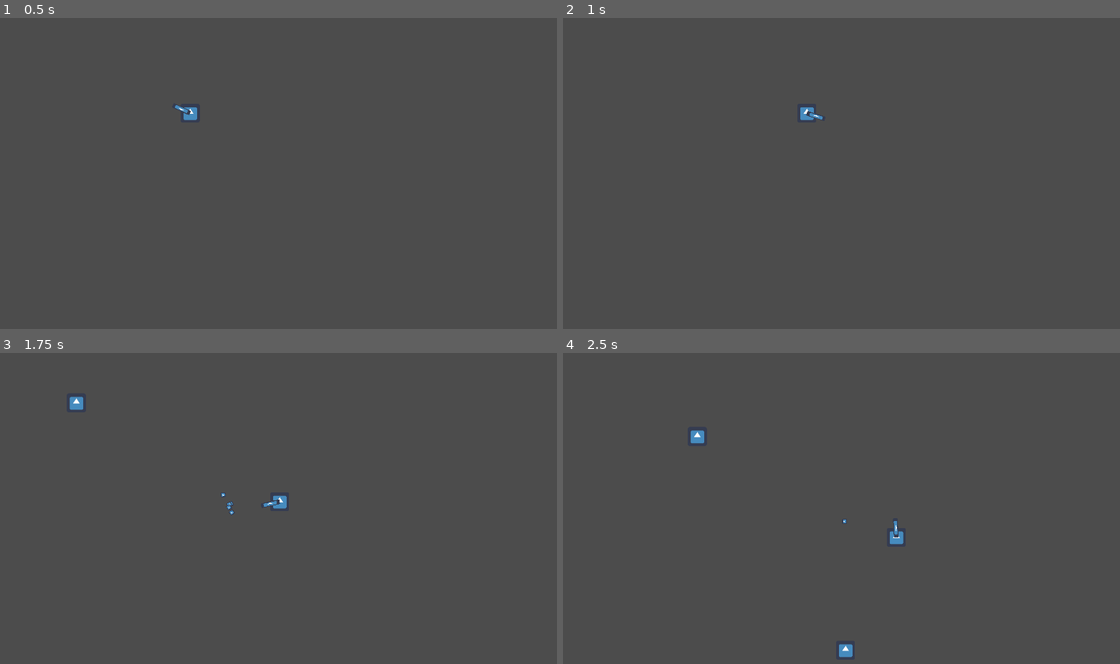
Above: before the commit, frames 1-4 (two rows, left to right).
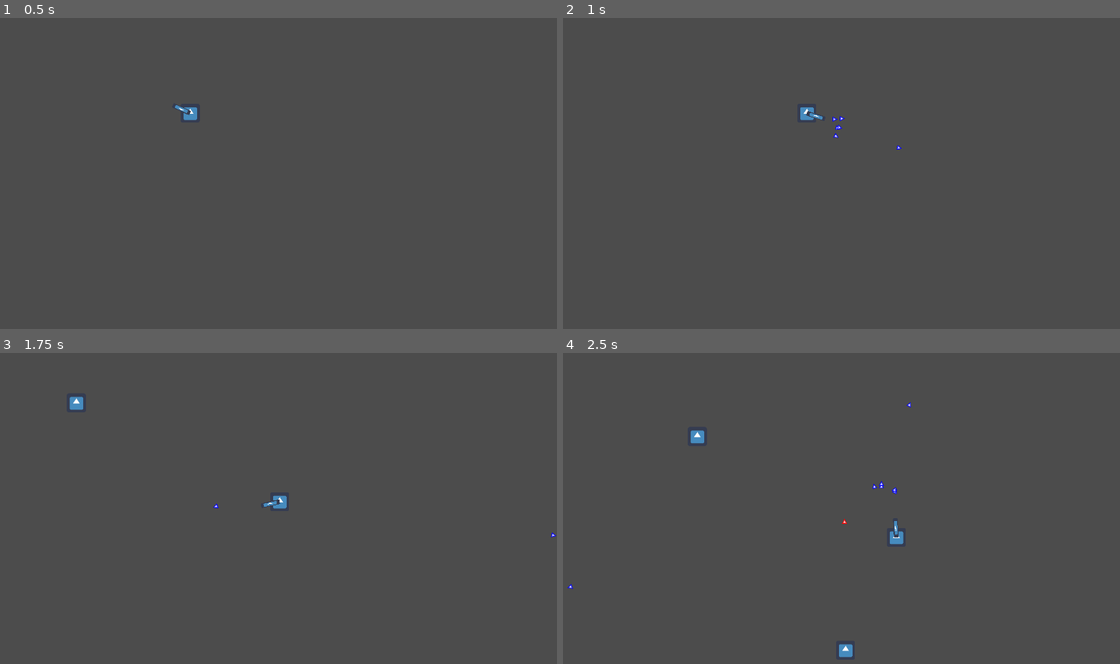
Above: after the commit, the same moments.

Repository: OctoMeep/senior-project
Game: Godot game, scene res://Level.tscn
The game is run twice, just before and just after one commit, with the same random seed, the same clock (stepped at 60 frames per second) and the same inputs. The engine's default icon, where the game draws it, is replaced by a stand-in: a white triangle on a blue panel in a dark square.
Inputs (mouse positions are in pixels of both pictures, inside the frame that each line leads up to):
- Up to frame 1 (0.5 s): no input
- Up to frame 2 (1 s): tap Enter at 0.5 s; move the mouse to (958, 161) at 0.52 s; press the mouse at (958, 161) at 0.53 s; hold D (move_right) from 0.53 s (still down); tap Middle mouse button (switch, bound only after the commit) at 0.8 s
- Up to frame 3 (1.75 s): move the mouse to (155, 530) at 1.27 s; release D (move_right) at 1.28 s; release the mouse at (155, 530) at 1.28 s; hold S (move_down) from 1.28 s (still down); tap Middle mouse button (switch, bound only after the commit) at 1.35 s; click (155, 530) at 1.55 s
- Up to frame 4 (2.5 s): move the mouse to (891, 443) at 2.02 s; release S (move_down) at 2.03 s; press the mouse at (891, 443) at 2.03 s; hold D (move_right) from 2.03 s (still down); tap Middle mouse button (switch, bound only after the commit) at 2.3 s

Frame 1 is identical in both runs. In frame 2, less than 0.1% of the frame differs, in the area x 48-61%, y 31-43%; in frame 3, less than 0.1%; in frame 4, less than 0.1%, in the area x 0-63%, y 15-76%.

Commit message:
Add temporary bullet graphics

Diff:
--- a/enemies/Gunner.gd
+++ b/enemies/Gunner.gd
@@ -30,5 +30,5 @@
 	bullet.position = position
 	bullet.rotation = PI + position.angle_to_point(player.position)
 	bullet.speed = 1000
-	bullet.target = "player"
+	bullet.set_target("player")
 	bullet.damage = 2
--- a/player/Player.gd
+++ b/player/Player.gd
@@ -5,11 +5,32 @@
 export var max_health = 10
 var health = max_health
 
+var weapon_types = {
+	"Weapon": preload("res://weapons/Weapon.tscn"),
+	"Shotgun": preload("res://weapons/Shotgun.tscn")
+}
+
+var main_weapon = "Weapon"
+var off_weapon = "Shotgun"
+var weapon
+
 func _ready():
 	screen_size = get_viewport_rect().size
+	weapon = weapon_types[main_weapon].instance()
+	add_child(weapon)
 
 
 func _physics_process(delta):
+	if Input.is_action_just_pressed("switch") and off_weapon != null:
+		var temp = main_weapon
+		main_weapon = off_weapon
+		off_weapon = temp
+		print(main_weapon)
+		print(off_weapon)
+		weapon.queue_free()
+		weapon = weapon_types[main_weapon].instance()
+		add_child(weapon)
+
 	var velocity = Vector2()
 	if Input.is_action_pressed("move_left"):
 		velocity.x -= 1
--- a/player/Player.tscn
+++ b/player/Player.tscn
@@ -1,9 +1,7 @@
-[gd_scene load_steps=10 format=2]
+[gd_scene load_steps=5 format=2]
 
 [ext_resource path="res://player/Player.gd" type="Script" id=1]
 [ext_resource path="res://icon.png" type="Texture" id=2]
-[ext_resource path="res://weapons/Shotgun.tscn" type="PackedScene" id=3]
-[ext_resource path="res://weapons/Bullet.gd" type="Script" id=4]
 
 [sub_resource type="RectangleShape2D" id=1]
 extents = Vector2( 32.0073, 31.9577 )
@@ -15,32 +13,6 @@
 "name": "default",
 "speed": 5.0
 } ]
-
-[sub_resource type="RectangleShape2D" id=3]
-extents = Vector2( 8, 8 )
-
-[sub_resource type="SpriteFrames" id=4]
-animations = [ {
-"frames": [ ExtResource( 2 ) ],
-"loop": true,
-"name": "default",
-"speed": 5.0
-} ]
-
-[sub_resource type="PackedScene" id=5]
-_bundled = {
-"conn_count": 2,
-"conns": PoolIntArray( 0, 0, 12, 11, 2, 0, 3, 0, 14, 13, 2, 0 ),
-"editable_instances": [  ],
-"names": PoolStringArray( "Area2D", "script", "__meta__", "CollisionShape2D", "shape", "AnimatedSprite", "position", "scale", "frames", "LifeTimer", "Timer", "_on_Area2D_body_entered", "body_entered", "_on_LifeTimer_timeout", "timeout" ),
-"node_count": 4,
-"node_paths": [  ],
-"nodes": PoolIntArray( -1, -1, 0, 0, -1, 2, 1, 0, 2, 1, 0, 0, 0, 3, 3, -1, 1, 4, 2, 0, 0, 0, 5, 5, -1, 3, 6, 3, 7, 4, 8, 5, 0, 0, 0, 10, 9, -1, 0, 0 ),
-"variants": [ ExtResource( 4 ), {
-"_edit_group_": true
-}, SubResource( 3 ), Vector2( -1.19209e-07, -9.53674e-07 ), Vector2( 0.25, 0.25 ), SubResource( 4 ) ],
-"version": 2
-}
 
 [node name="Player" type="KinematicBody2D" groups=[
 "player",
@@ -57,8 +29,5 @@
 [node name="AnimatedSprite" type="AnimatedSprite" parent="."]
 frames = SubResource( 2 )
 
-[node name="Shotgun" parent="." instance=ExtResource( 3 )]
-Bullet = SubResource( 5 )
-
 [node name="InvulTimer" type="Timer" parent="."]
 one_shot = true
--- a/project.godot
+++ b/project.godot
@@ -51,6 +51,11 @@
 "events": [ Object(InputEventMouseButton,"resource_local_to_scene":false,"resource_name":"","device":0,"alt":false,"shi …(212 unchanged characters)…
  ]
 }
+switch={
+"deadzone": 0.5,
+"events": [ Object(InputEventMouseButton,"resource_local_to_scene":false,"resource_name":"","device":0,"alt":false,"shift":false,"control":false,"meta":false,"command":false,"button_mask":0,"position":Vector2( 0, 0 ),"global_position":Vector2( 0, 0 ),"factor":1.0,"button_index":3,"pressed":false,"doubleclick":false,"script":null)
+ ]
+}
 
 [rendering]
 
--- a/weapons/Bullet.gd
+++ b/weapons/Bullet.gd
@@ -17,6 +17,13 @@
 		body.hit(damage)
 		queue_free()
 
+func set_target(t):
+	target = t
+	if t == "enemy":
+		$AnimatedSprite.play("player")
+	else:
+		$AnimatedSprite.play("enemy")
+
 func set_lifetime(lifetime):
 	$LifeTimer.wait_time = lifetime
 	$LifeTimer.start()
--- a/weapons/Bullet.tscn
+++ b/weapons/Bullet.tscn
@@ -1,16 +1,22 @@
-[gd_scene load_steps=5 format=2]
+[gd_scene load_steps=6 format=2]
 
-[ext_resource path="res://icon.png" type="Texture" id=1]
+[ext_resource path="res://weapons/Bullet-player.png" type="Texture" id=1]
 [ext_resource path="res://weapons/Bullet.gd" type="Script" id=2]
+[ext_resource path="res://weapons/Bullet-enemy.png" type="Texture" id=3]
 
-[sub_resource type="RectangleShape2D" id=3]
+[sub_resource type="RectangleShape2D" id=1]
 extents = Vector2( 8, 8 )
 
-[sub_resource type="SpriteFrames" id=4]
+[sub_resource type="SpriteFrames" id=2]
 animations = [ {
 "frames": [ ExtResource( 1 ) ],
 "loop": true,
-"name": "default",
+"name": "player",
+"speed": 5.0
+}, {
+"frames": [ ExtResource( 3 ) ],
+"loop": true,
+"name": "enemy",
 "speed": 5.0
 } ]
 
@@ -21,12 +27,12 @@
 }
 
 [node name="CollisionShape2D" type="CollisionShape2D" parent="."]
-shape = SubResource( 3 )
+shape = SubResource( 1 )
 
 [node name="AnimatedSprite" type="AnimatedSprite" parent="."]
 position = Vector2( -1.19209e-07, -9.53674e-07 )
-scale = Vector2( 0.25, 0.25 )
-frames = SubResource( 4 )
+frames = SubResource( 2 )
+animation = "enemy"
 
 [node name="LifeTimer" type="Timer" parent="."]
 [connection signal="body_entered" from="." to="." method="_on_Area2D_body_entered"]
--- a/weapons/Shotgun.gd
+++ b/weapons/Shotgun.gd
@@ -7,6 +7,6 @@
 		bullet.position = $StartPoint.global_position
 		bullet.rotation = rotation + rand_range(-PI / 8, PI / 8)
 		bullet.speed = rand_range(600, 800)
-		bullet.target = "enemy"
+		bullet.set_target("enemy")
 		bullet.damage = 1
 		bullet.set_lifetime(0.2)
--- a/weapons/Weapon.gd
+++ b/weapons/Weapon.gd
@@ -21,5 +21,5 @@
 	bullet.position = $StartPoint.global_position
 	bullet.rotation = rotation
 	bullet.speed = bullet_speed
-	bullet.target = "enemy"
+	bullet.set_target("enemy")
 	bullet.damage = bullet_damage
Binary file added: weapons/Bullet-enemy.png
Not shown, added: weapons/Bullet-enemy.png.import
Binary file added: weapons/Bullet-player.png
Not shown, added: weapons/Bullet-player.png.import
